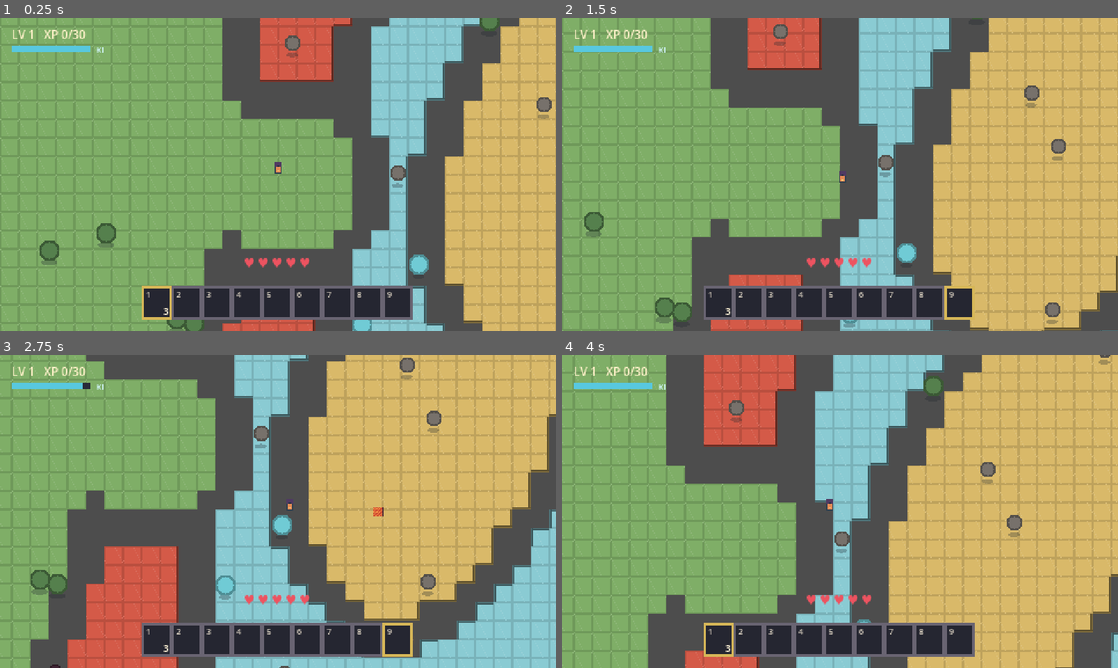
Above: before the commit, frames 1-4 (two rows, left to right).
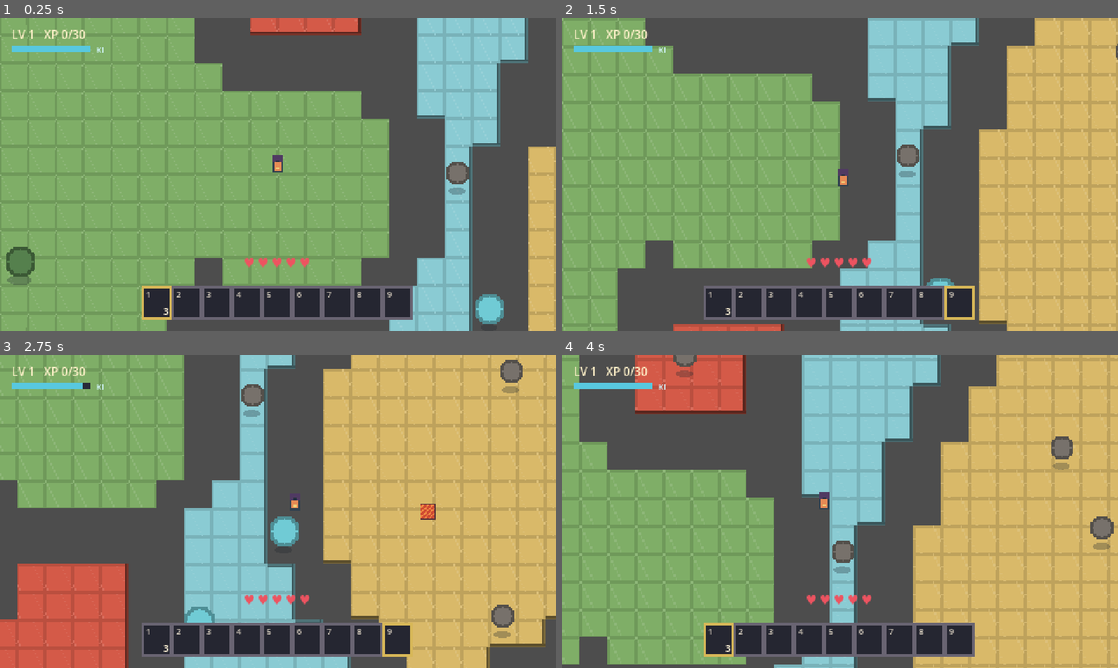
Above: after the commit, the same moments.

Repository: tnvr07/GameZero
Game: Godot game, scene res://scenes/main.tscn
Same seed, same stepped clock (60 frames per second), same inputs: the game is played once before the commit and once after it.
Inputs:
- Up to frame 1 (0.25 s): no input
- Up to frame 2 (1.5 s): tap Enter at 0.5 s; hold D 0.53-1.28 s; tap 1 at 0.6 s; tap Space at 0.77 s; hold S from 1.28 s (still down); tap 9 at 1.35 s
- Up to frame 3 (2.75 s): tap Space at 1.52 s; release S at 2.03 s; hold D from 2.03 s (still down); tap J at 2.1 s
- Up to frame 4 (4 s): release D at 2.78 s; hold W 2.78-3.53 s; tap Shift at 2.85 s; tap Space at 3.02, 3.77 s; hold A from 3.53 s (still down); tap 1 at 3.6 s

The runs differ from the first frame. In frame 1, 39% of the frame differs, in the area x 0-100%, y 0-100%; in frame 2, 37%; in frame 3, 46%; in frame 4, 40%.

Commit message:
Update README and project settings for improved window resolution and HUD scaling

Diff:
--- a/project.godot
+++ b/project.godot
@@ -9,8 +9,8 @@
 
 window/size/viewport_width=480
 window/size/viewport_height=270
-window/size/window_width_override=960
-window/size/window_height_override=540
+window/size/window_width_override=1440
+window/size/window_height_override=810
 window/stretch/mode="viewport"
 window/stretch/scale_mode="integer"
 
--- a/scripts/main.gd
+++ b/scripts/main.gd
@@ -16,6 +16,7 @@
 	world.player = player
 
 	var camera := Camera2D.new()
+	camera.zoom = Vector2(1.5, 1.5)
 	camera.position_smoothing_enabled = true
 	camera.position_smoothing_speed = 8.0
 	player.add_child(camera)
Not shown, changed: README.md
